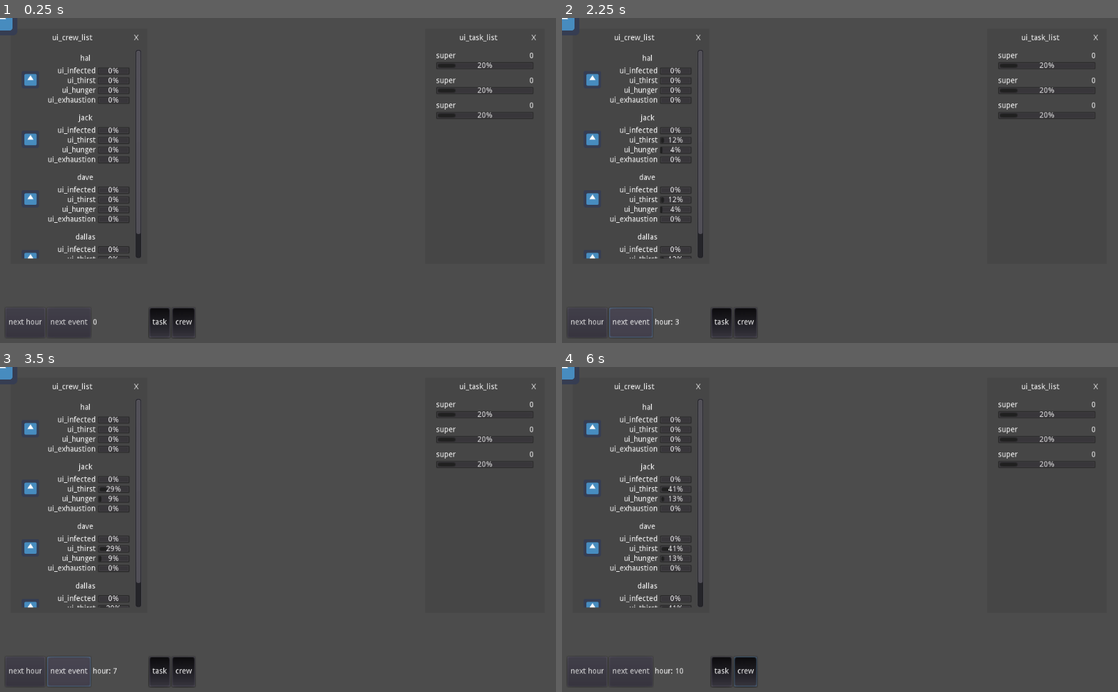
Above: before the commit, frames 1-4 (two rows, left to right).
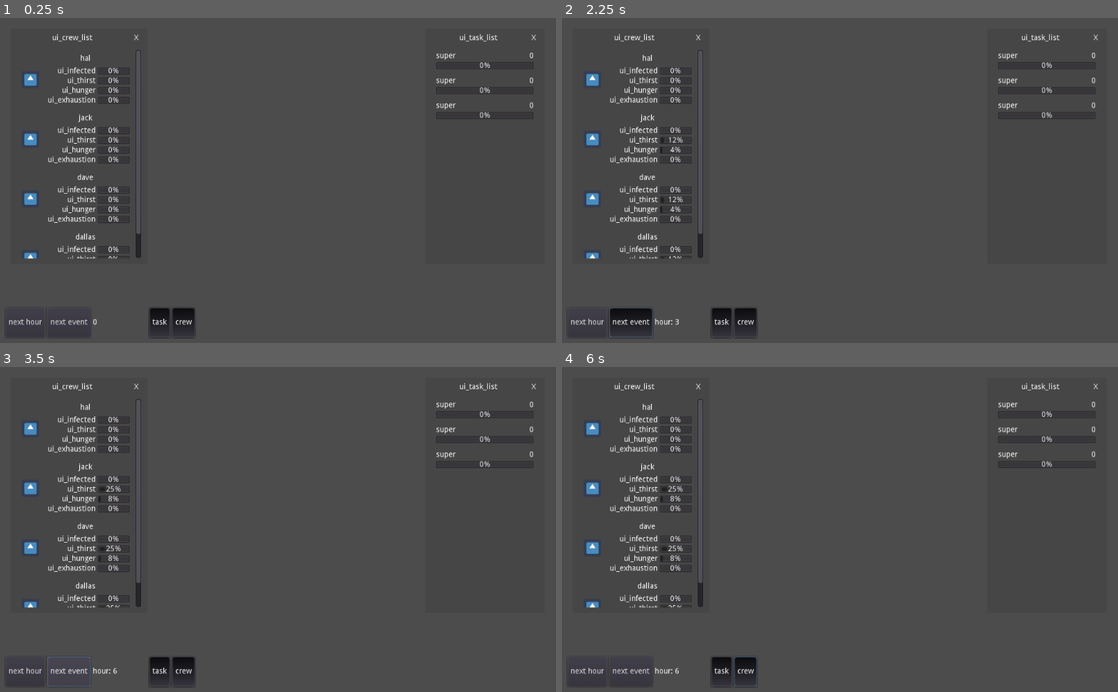
Above: after the commit, the same moments.

Repository: Eptwalabha/ld46
Game: Godot game, scene res://scenes/game/Game.tscn
The game is run twice, just before and just after one commit, with the same random seed, the same clock (stepped at 60 frames per second) and the same inputs. The engine's default icon, where the game draws it, is replaced by a stand-in: a white triangle on a blue panel in a dark square.
Inputs:
- Up to frame 1 (0.25 s): no input
- Up to frame 2 (2.25 s): click "next hour" at 0.5 s; click "next hour" at 1.25 s; click "next event" at 2 s
- Up to frame 3 (3.5 s): click "next event" at 2.75 s
- Up to frame 4 (6 s): click "task" at 3.5 s; click "crew" at 4.25 s; click "task" at 5 s; click "crew" at 5.75 s

The runs differ from the first frame. In frame 1, 0.2% of the frame differs, in the area x 0-89%, y 0-31%; in frame 2, 0.8%, in the area x 0-89%, y 0-97%; in frame 3, 0.3%; in frame 4, 0.4%.

Commit message:
stop stime when clicking on next event

Diff:
--- a/scenes/game/Game.gd
+++ b/scenes/game/Game.gd
@@ -9,26 +9,31 @@
 var hour : int = 0
 var ua : float = 0.0
 var ua_goal := 30 # neptune
+var until_next_event := false
 
 func _ready() -> void:
 	$GameUI.setup($Ship)
 
 func next_event() -> void:
 	var new_events = []
-	while new_events.size() == 0:
-		next_hour()
-		yield(get_tree().create_timer(.5), "timeout")
-		if hour % 10 == 0:
+	until_next_event = true
+	var fail_safe = hour + 10
+	while new_events.size() == 0 and until_next_event:
+		new_events = next_hour()
+		yield(get_tree().create_timer(.2), "timeout")
+		if hour >= fail_safe:
 			new_events.push_back("super")
+	until_next_event = false
+	ui.next_event_over()
 
-func next_hour() -> void:
+func next_hour() -> Array:
 	hour += 1
 	ui.update_ui(hour)
-	print("hour %s" % hour)
 	update_crew_state()
 	update_ongoing_tasks()
 	check_ship_state()
 	spawn_random_events()
+	return []
 
 func update_daily_tasks() -> Array:
 	return []
@@ -55,8 +60,11 @@
 func _on_Task_failed(task: Task) -> void:
 	pass
 
-func _on_GameUI_next_event_clicked() -> void:
-	next_event()
+func _on_GameUI_next_event_toggled(button_pressed) -> void:
+	if until_next_event and not button_pressed:
+		until_next_event = false
+	elif button_pressed:
+		next_event()
 
 func _on_GameUI_next_hour_clicked() -> void:
 	next_hour()
--- a/scenes/game/Game.tscn
+++ b/scenes/game/Game.tscn
@@ -10,5 +10,5 @@
 [node name="GameUI" parent="." instance=ExtResource( 2 )]
 
 [node name="Ship" parent="." instance=ExtResource( 3 )]
-[connection signal="next_event_clicked" from="GameUI" to="." method="_on_GameUI_next_event_clicked"]
+[connection signal="next_event_toggled" from="GameUI" to="." method="_on_GameUI_next_event_toggled"]
 [connection signal="next_hour_clicked" from="GameUI" to="." method="_on_GameUI_next_hour_clicked"]
--- a/scenes/game/Ship.tscn
+++ b/scenes/game/Ship.tscn
@@ -33,6 +33,7 @@
 [node name="Crew8" parent="Rooms" instance=ExtResource( 2 )]
 
 [node name="Crew" type="Node2D" parent="."]
+visible = false
 
 [node name="AndroidCrew" parent="Crew" instance=ExtResource( 3 )]
 crew_name = "hal"
--- a/scenes/game/crew/member/AndroidCrew.gd
+++ b/scenes/game/crew/member/AndroidCrew.gd
@@ -1,8 +1,14 @@
 extends "res://scenes/game/crew/CrewMember.gd"
 
+var need_maintenance := false
 var in_maintenance := false
+var last_maintenance := 0
 
 func update_crew_state(hour) -> void:
+	if need_maintenance:
+		return
+	if hour - last_maintenance > 10 * 24:
+		need_maintenance = true
 	emit_signal("crew_state_update")
 
 func productivity(_hour: int) -> float:
--- a/scenes/game/ui/GameUI.tscn
+++ b/scenes/game/ui/GameUI.tscn
@@ -42,6 +42,7 @@
 margin_left = 77.0
 margin_right = 157.0
 margin_bottom = 55.0
+toggle_mode = true
 text = "next event"
 
 [node name="Date" type="Label" parent="Actions/HBoxContainer"]
@@ -86,7 +87,7 @@
 margin_right = 271.0
 margin_bottom = -0.200012
 [connection signal="pressed" from="Actions/HBoxContainer/NextHour" to="." method="_on_NextHour_pressed"]
-[connection signal="pressed" from="Actions/HBoxContainer/NextEvent" to="." method="_on_NextEvent_pressed"]
+[connection signal="toggled" from="Actions/HBoxContainer/NextEvent" to="." method="_on_NextEvent_toggled"]
 [connection signal="toggled" from="Actions/HBoxContainer/Task" to="." method="_on_Task_toggled"]
 [connection signal="toggled" from="Actions/HBoxContainer/Crew" to="." method="_on_Crew_toggled"]
 [connection signal="on_window_closed" from="TaskList" to="." method="_on_UI_window_closed"]
--- a/scenes/game/ui/UI.gd
+++ b/scenes/game/ui/UI.gd
@@ -2,7 +2,7 @@
 extends Control
 
 signal next_hour_clicked
-signal next_event_clicked
+signal next_event_toggled(button_pressed)
 
 onready var label_date := $Actions/HBoxContainer/Date as Label
 onready var crew_list := $CrewList as UICrewList
@@ -16,11 +16,14 @@
 func update_ui(hour: int) -> void:
 	label_date.text = "hour: %s" % hour
 
+func next_event_over() -> void:
+	$Actions/HBoxContainer/NextEvent.pressed = false
+
 func _on_NextHour_pressed() -> void:
 	emit_signal("next_hour_clicked")
 
-func _on_NextEvent_pressed() -> void:
-	emit_signal("next_event_clicked")
+func _on_NextEvent_toggled(button_pressed: bool) -> void:
+	emit_signal("next_event_toggled", button_pressed)
 
 func _on_Task_toggled(button_pressed: bool) -> void:
 	$TaskList.close(not button_pressed)
--- a/scenes/game/ui/task/UITask.tscn
+++ b/scenes/game/ui/task/UITask.tscn
@@ -39,4 +39,3 @@
 margin_right = 1004.0
 margin_bottom = 32.0
 step = 1.0
-value = 20.0
